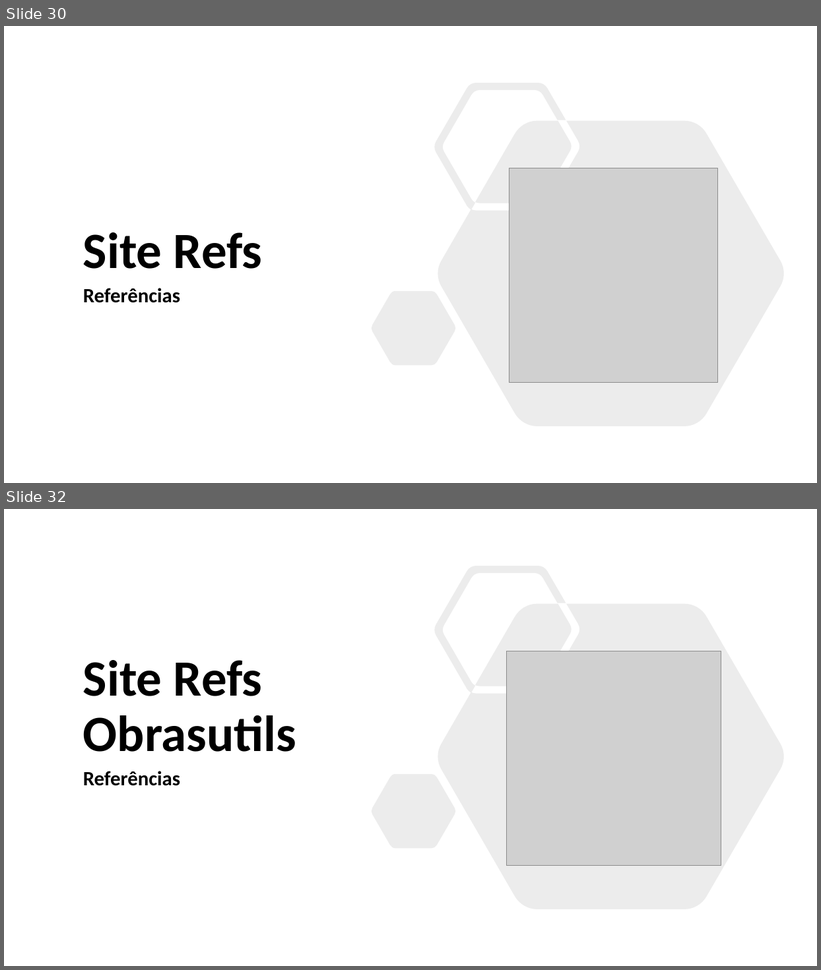
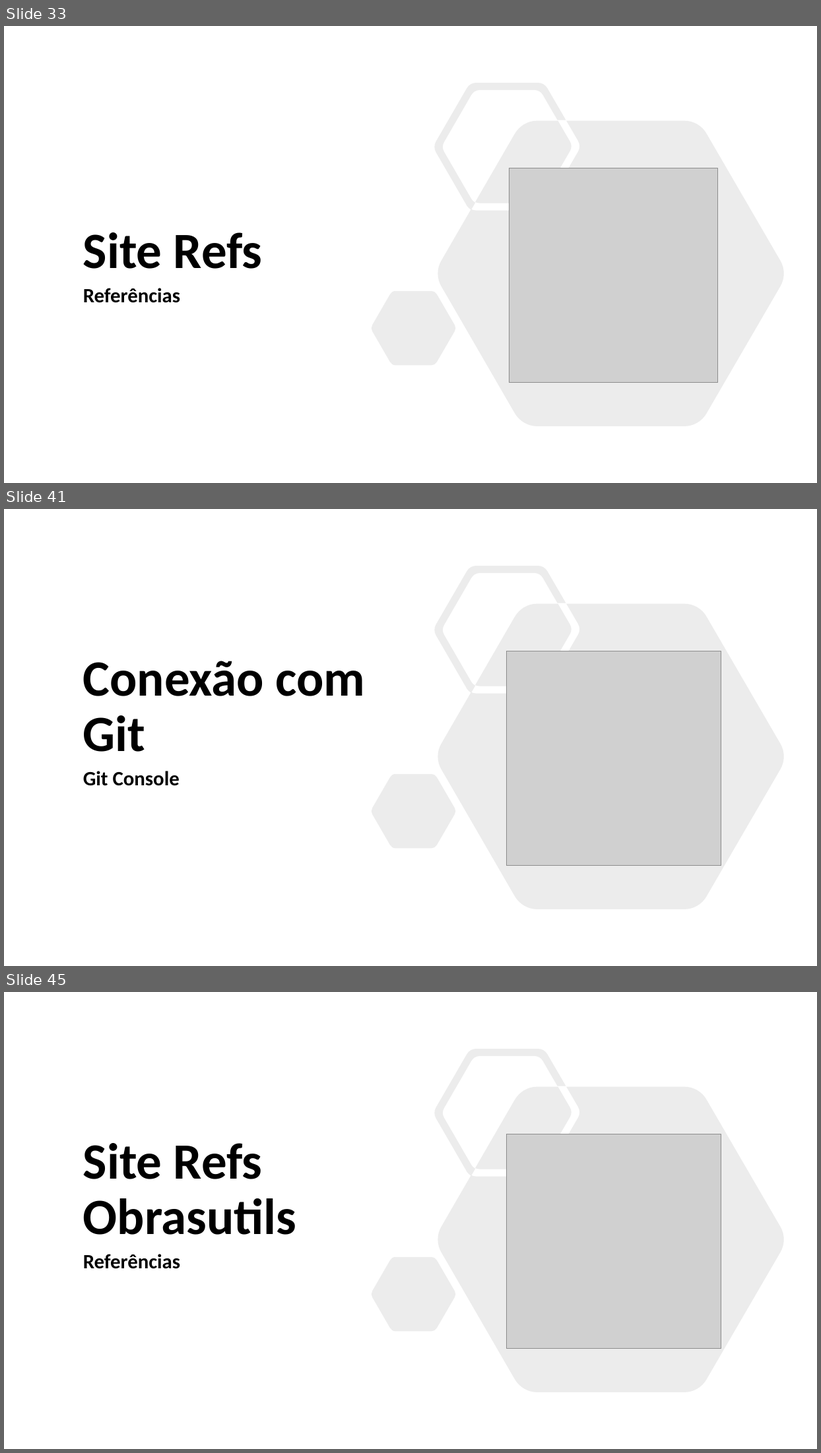
Before and after one commit to enogrob/research-obras-devtools, a slide deck: obras/obras-devtools.pptx. Shown one above the other, each under a label of ours: slides 30 and 32 before the commit, slides 33, 41 and 45 after it; the slides between them are not shown. The pictures are 821x970 and 821x1453 pixels, drawn with LibreOffice and Linux fonts; fonts in the diff are those of the drawing; grey boxes stand for pictures; background and template pictures are left out. Boxes give left, top, right and bottom in pixels: in the first picture for what was removed or moved away, otherwise in the second. Text is boxed around its words. In the diff, an @@ line names an element or a change of style, - is before the commit and + after.

```diff
--- a/obras/obras-devtools.pptx
+++ b/obras/obras-devtools.pptx
@@ slide 41 added at <box>4,509,817,966</box>, background #FFFFFF @@
@@ freeform shape added at <box>372,566,784,910</box>, fill #808080 at 15% opacity @@
@@ title added at <box>83,661,366,752</box>, 60 pt, text #000000, bold @@
+Conexão com Git
@@ picture added at <box>507,651,721,866</box> @@
@@ subtitle added at <box>83,771,180,786</box>, 24 pt, text #000000, bold @@
+Git Console
@@ what was slide 30 is now slide 33 @@
@@ what was slide 32 is now slide 45 @@
```
Also in this commit, not shown: 19 slides changed, 12 other slides added.
